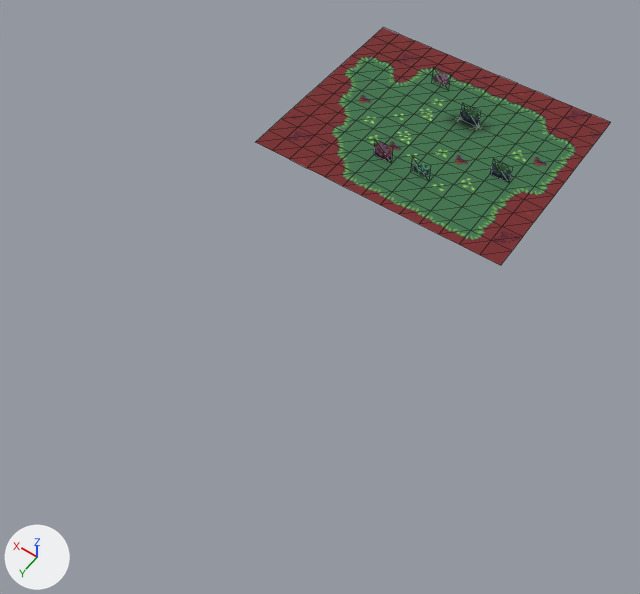
The OBJ model asset/room/field/mesh.obj as it was, and as the next commit left it.
Camera for both pictures: a 50 mm camera at (-11.7, 30.8, 28.4) aimed at (1.2, 12.7, 0.0). Arrows for +X, +Y and +Z are at lower left; the lights stay in place. Mesh edges are drawn as thin lines. Where no turn or scale is listed for an object, it has been applied to the vertices. Vertices at the same position are counted once.
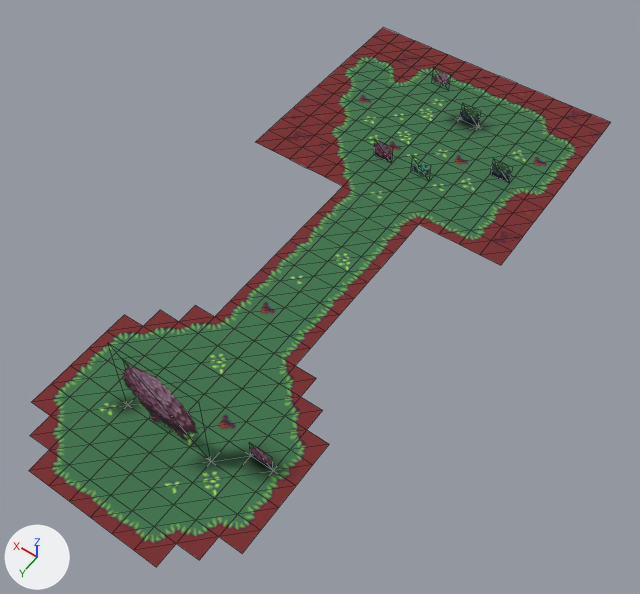
What differs and where, as boxes [x1, y1, x2, y2] in the pictures (640 x 594 px):
'Default', reshaped (64% wider, 127% taller)
    before: [256, 28, 611, 265]
    after: [29, 28, 611, 567]
part 1 of me_default, built on
    before: [362, 185, 390, 195]
    after: [29, 185, 419, 567]
part 2 of me_default, surface changed (red to green)
    both: [344, 175, 427, 224]

What changed in the scene script:
```text
Change me_default:
    used by ob_default; location = (0.0, 0.0, 0.0)
    remove me_default.from_pydata(...)  # 186 vertices, 296 faces; spans x -4.0..9.0, y -4.0..7.0, z 0.0..1.0
    add me_default.from_pydata(...)  # 331 vertices, 530 faces; spans x -4.0..9.0, y -4.0..25.0, z 0.0..4.0
    me_default part 1
    1 face is deleted
    13 vertices are added at x -3.0..7.0, y 6.0..25.0, z 0.0..4.0
    5 new vertices lie (0.0, 1.0, 0.0) away from vertices in x 0.0..4.0, y 7.0, z 0.0
    5 new vertices lie (0.0, 1.0, 0.0) away from vertices in x 0.0..4.0, y 8.0, z 0.0
    5 new vertices lie (0.0, 1.0, 0.0) away from vertices in x 0.0..4.0, y 9.0, z 0.0
    5 new vertices lie (0.0, 1.0, 0.0) away from vertices in x 0.0..4.0, y 10.0, z 0.0
    5 new vertices lie (0.0, 1.0, 0.0) away from vertices in x 0.0..4.0, y 11.0, z 0.0
    5 new vertices lie (0.0, 1.0, 0.0) away from vertices in x 0.0..4.0, y 12.0, z 0.0
    5 new vertices lie (0.0, 1.0, 0.0) away from vertices in x 0.0..4.0, y 13.0, z 0.0
    5 new vertices lie (0.0, 1.0, 0.0) away from vertices in x 0.0..4.0, y 14.0, z 0.0
    5 new vertices lie (0.0, 1.0, 0.0) away from vertices in x 0.0..4.0, y 15.0, z 0.0
    5 new vertices lie (0.0, 1.0, 0.0) away from vertices in x 0.0..4.0, y 16.0, z 0.0
    6 new vertices lie (1.0, 1.0, 0.0) away from vertices in x 0.0..4.0, y 16.0..17.0, z 0.0
    6 new vertices lie (0.0, 1.0, 0.0) away from vertices in x 0.0..5.0, y 17.0..18.0, z 0.0
    7 new vertices lie (1.0, 1.0, 0.0) away from vertices in x 1.0..5.0, y 17.0..19.0, z 0.0
    7 new vertices lie (0.0, 1.0, 0.0) away from vertices in x 0.0..6.0, y 18.0..20.0, z 0.0
    8 new vertices lie (1.0, 1.0, 0.0) away from vertices in x 2.0..6.0, y 18.0..21.0, z 0.0
    8 new vertices lie (0.0, 1.0, 0.0) away from vertices in x 0.0..7.0, y 19.0..22.0, z 0.0
    8 new vertices lie (-1.0, 0.0, 0.0) away from vertices in x 0.0..3.0, y 16.0..23.0, z 0.0
    8 new vertices lie (0.0, 1.0, 0.0) away from vertices in x -1.0..6.0, y 20.0..23.0, z 0.0
    8 new vertices lie (-1.0, 0.0, 0.0) away from vertices in x -1.0..2.0, y 17.0..24.0, z 0.0
    8 new vertices lie (0.0, 1.0, 0.0) away from vertices in x -2.0..5.0, y 21.0..24.0, z 0.0
    8 new vertices lie (-1.0, 0.0, 0.0) away from vertices in x -2.0..1.0, y 18.0..25.0, z 0.0
    235 new faces join them
    me_default part 2: 7 kept faces spanning x 0.0..4.0, y 6.0..7.0, z 0.0 get new texture (UV) coordinates
```
